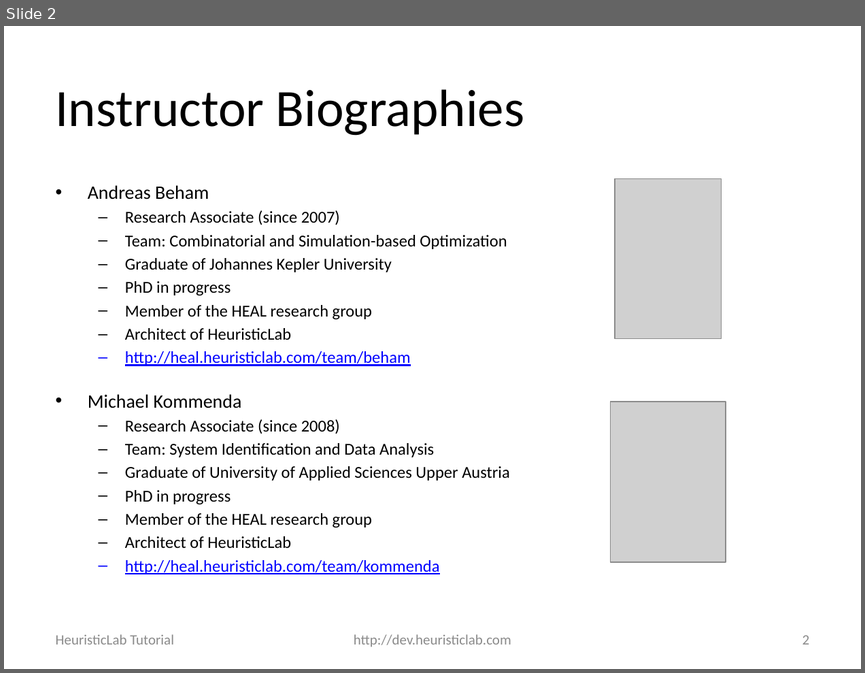
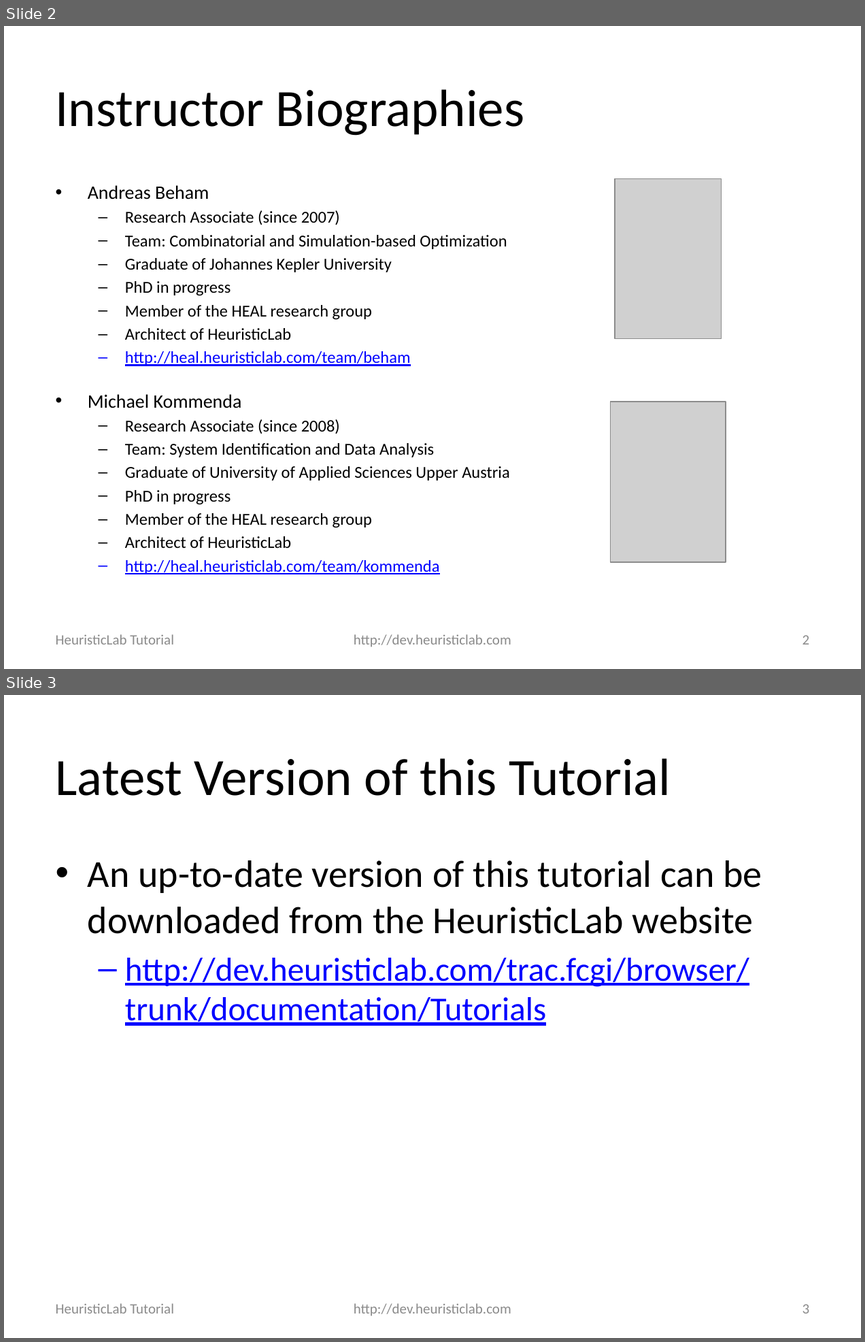
Before and after one commit to heal-research/HeuristicLab, a slide deck: documentation/Tutorials/Optimizing External Applications with HeuristicLab.pptx. Shown one above the other, each under a label of ours: slide 2 before the commit, slides 2 and 3 after it. The pictures are 865x673 and 865x1342 pixels, drawn with LibreOffice and Linux fonts; fonts in the diff are those of the drawing; grey boxes stand for pictures; background and template pictures are left out. Boxes give left, top, right and bottom in pixels: in the first picture for what was removed or moved away, otherwise in the second. Text is boxed around its words. In the diff, an @@ line names an element or a change of style, - is before the commit and + after.

```diff
--- a/documentation/Tutorials/Optimizing External Applications with HeuristicLab.pptx
+++ b/documentation/Tutorials/Optimizing External Applications with HeuristicLab.pptx
@@ slide 3 added at (x1=4, y1=695, x2=861, y2=1338), background #FFFFFF @@
@@ title added at (x1=56, y1=758, x2=670, y2=796), 44 pt, text #000000 @@
+Latest Version of this Tutorial
@@ text added at (x1=88, y1=860, x2=762, y2=1025), 28 pt, text #0000FF, underline @@
+• An up-to-date version of this tutorial can be downloaded from the HeuristicLab website
+  – http://dev.heuristiclab.com/trac.fcgi/browser/trunk/documentation/Tutorials
@@ text added at (x1=56, y1=1303, x2=174, y2=1313), 12 pt, text #8C8C8C @@
+HeuristicLab Tutorial
@@ text added at (x1=354, y1=1303, x2=511, y2=1316), 12 pt, text #8C8C8C @@
+http://dev.heuristiclab.com
@@ page number added at (x1=802, y1=1304, x2=810, y2=1313), 12 pt, text #8C8C8C @@
+3
```
Also in this commit, not shown: 2 slides changed, 21 other slides added.
